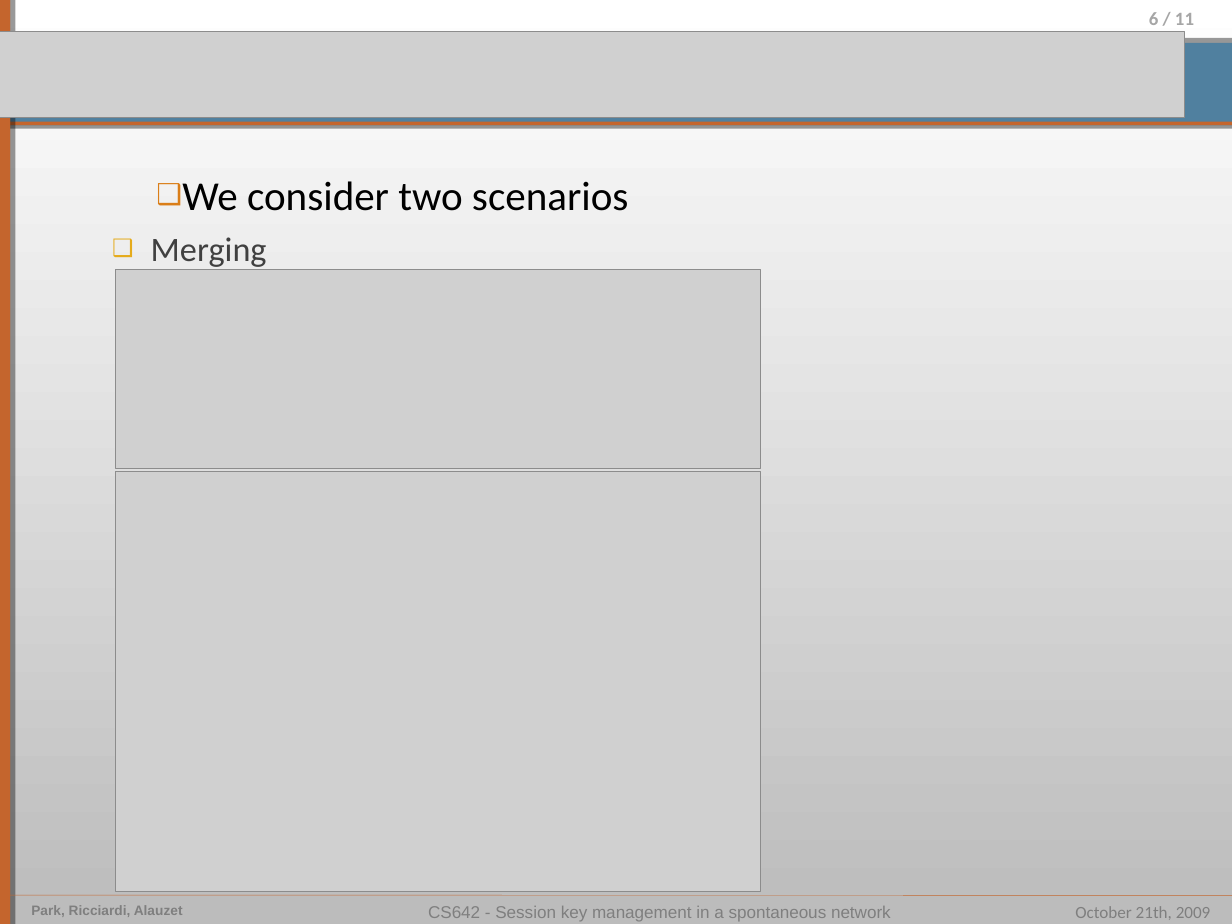
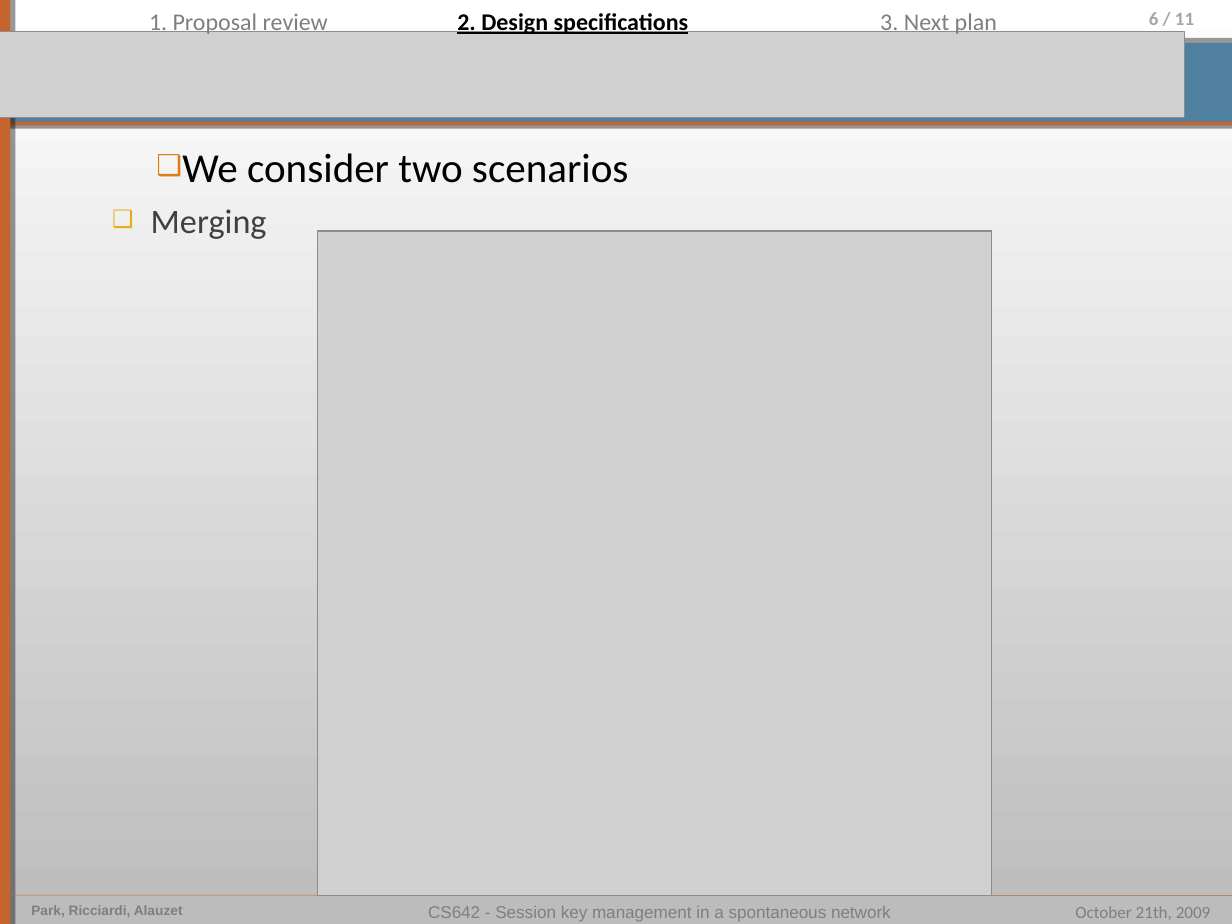
Before and after one commit to pierrealauzet/skemasnet, a slide deck: slide 6 of 2_design/CS462_Skemasnet_design.ppt. Drawn at 1232x924 pixels with LibreOffice and Linux fonts; fonts in the diff are those of the drawing; grey boxes stand for pictures. Boxes give left, top, right and bottom in pixels: in the first picture for what was removed or moved away, otherwise in the second. Text is boxed around its words. In the diff, an @@ line names an element or a change of style, - is before the commit and + after.

```diff
--- a/2_design/CS462_Skemasnet_design.ppt
+++ b/2_design/CS462_Skemasnet_design.ppt
@@ text added at (149,13,328,36), 14 pt, text #7F7F7F @@
+1. Proposal review
@@ text added at (457,9,689,36), 14 pt, text #000000, bold, underline @@
+2. Design specifications
@@ text added at (880,13,997,36), 14 pt, text #7F7F7F @@
+3. Next plan
@@ text "We consider two scenarios": place and size @@
-text "We consider two scenarios" at (151,181,628,270)
+text "We consider two scenarios" at (151,153,628,239)
@@ picture: place and size @@
-picture at (116,270,760,469)
+picture at (318,232,992,896)
@@ picture removed at (116,472,760,892) @@
```
Also in this commit, not shown: 6 other slides changed, 4 slides added, 4 slides removed, 1 other file.
